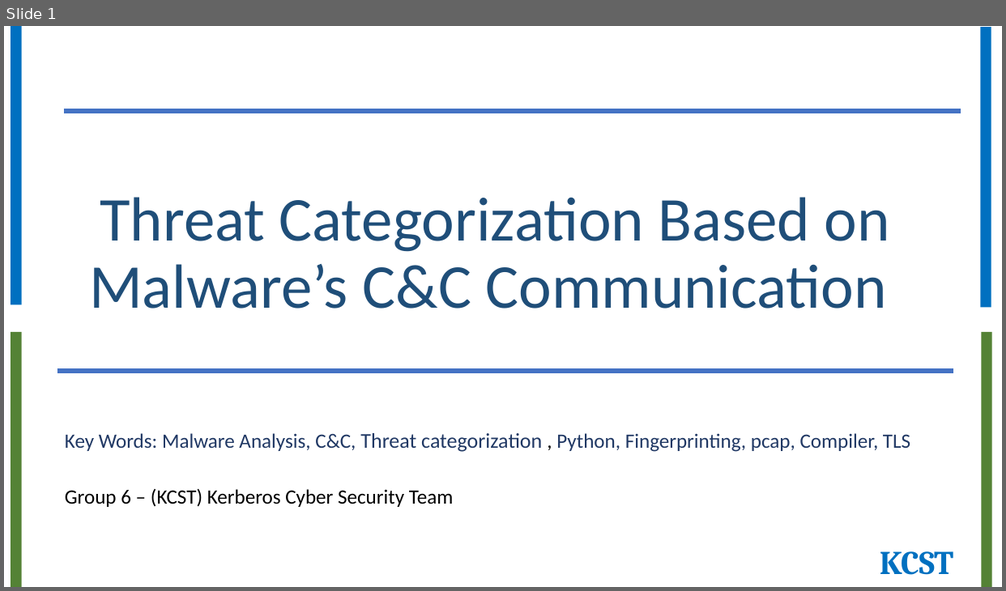
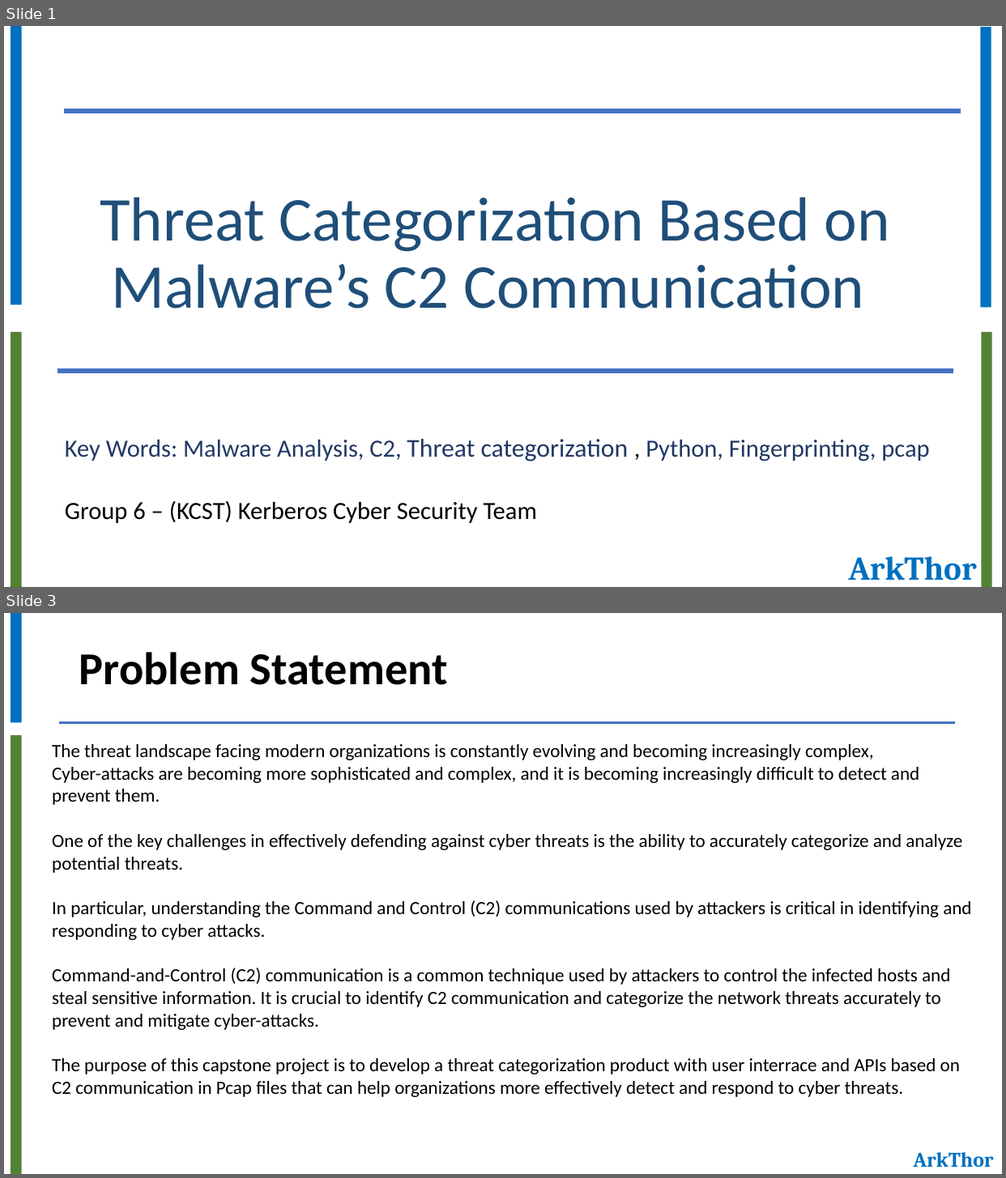
Before and after one commit to JawedCIA/ArkThor, a slide deck: Presentation/CSCD-Cohort6-Group6-KCST.pptx. Shown one above the other, each under a label of ours: slide 1 before the commit, slides 1 and 3 after it; the slides between them are not shown. The pictures are 1006x591 and 1006x1178 pixels, drawn with LibreOffice and Linux fonts; fonts in the diff are those of the drawing. Boxes give left, top, right and bottom in pixels: in the first picture for what was removed or moved away, otherwise in the second. Text is boxed around its words. In the diff, an @@ line names an element or a change of style, - is before the commit and + after.

```diff
--- a/Presentation/CSCD-Cohort6-Group6-KCST.pptx
+++ b/Presentation/CSCD-Cohort6-Group6-KCST.pptx
@@ slide 3 added at [4, 613, 1002, 1174], background #FFFFFF @@
@@ rectangle added at [10, 613, 21, 723], fill #0070C0 @@
@@ title added at [79, 652, 448, 685], 44 pt, text #000000, bold @@
+Problem Statement
@@ line added from (58, 723) to (956, 723), #4472C4 3 pt @@
@@ rectangle added at [10, 735, 21, 1174], fill #548235 @@
@@ text added at [52, 744, 971, 1097], 18 pt, text #000000 @@
+The threat landscape facing modern organizations is constantly evolving and becoming increasingly complex,
+Cyber-attacks are becoming more sophisticated and complex, and it is becoming increasingly difficult to detect and prevent them.
+One of the key challenges in effectively defending against cyber threats is the ability to accurately categorize and analyze potential threats.
+In particular, understanding the Command and Control (C2) communications used by attackers is critical in identifying and responding to cyber attacks.
+Command-and-Control (C2) communication is a common technique used by attackers to control the infected hosts and steal sensitive information. It is crucial to identify C2 communication and categorize the network threats accurately to prevent and mitigate cyber-attacks.
+The purpose of this capstone project is to develop a threat categorization product with user interrace and APIs based on C2 communication in Pcap files that can help organizations more effectively detect and respond to cyber threats.
@@ text added at [913, 1152, 993, 1167], 20 pt, text #0070C0, bold @@
+ArkThor
@@ slide 1 changed as well @@
@@ title at [100, 197, 890, 309]: text changed @@
-Threat Categorization Based on Malware’s C&C Communication
+Threat Categorization Based on Malware’s C2 Communication
@@ subtitle at [65, 439, 929, 462]: text changed; size 19.6 to 23.8 pt @@
-Key Words: Malware Analysis, C&C, Threat categorization , Python, Fingerprinting, pcap, Compiler, TLS
+Key Words: Malware Analysis, C2, Threat categorization , Python, Fingerprinting, pcap
@@ subtitle at [65, 501, 537, 523]: size 19.6 to 23.8 pt in "Group 6 – (KCST) Kerberos Cyber Security ..." @@
@@ text at [848, 557, 976, 581]: text changed @@
-KCST
+ArkThor
```
Also in this commit, not shown: 3 other slides changed, 17 other slides added, 4 slides removed, 17 other files.
